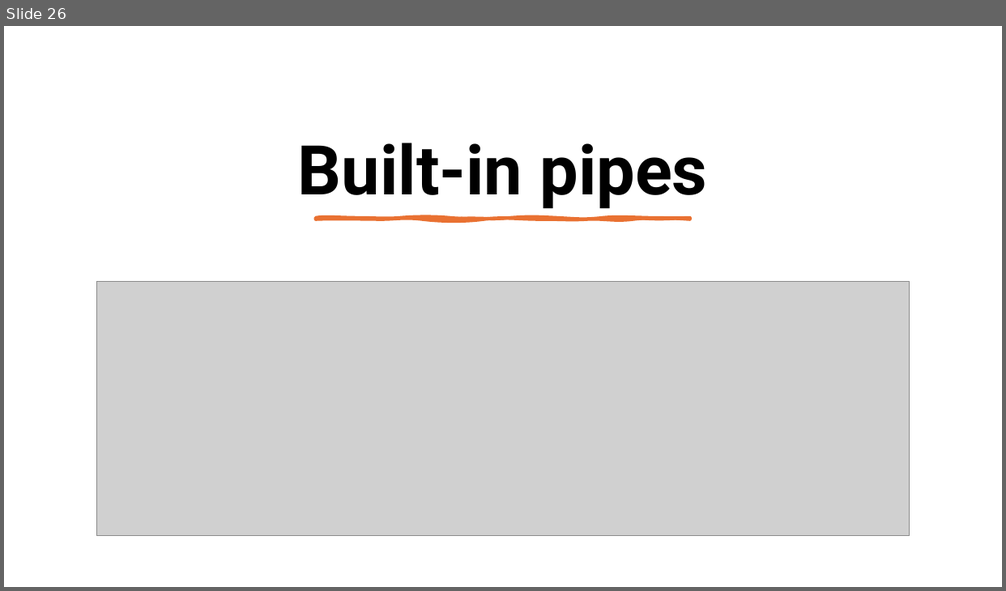
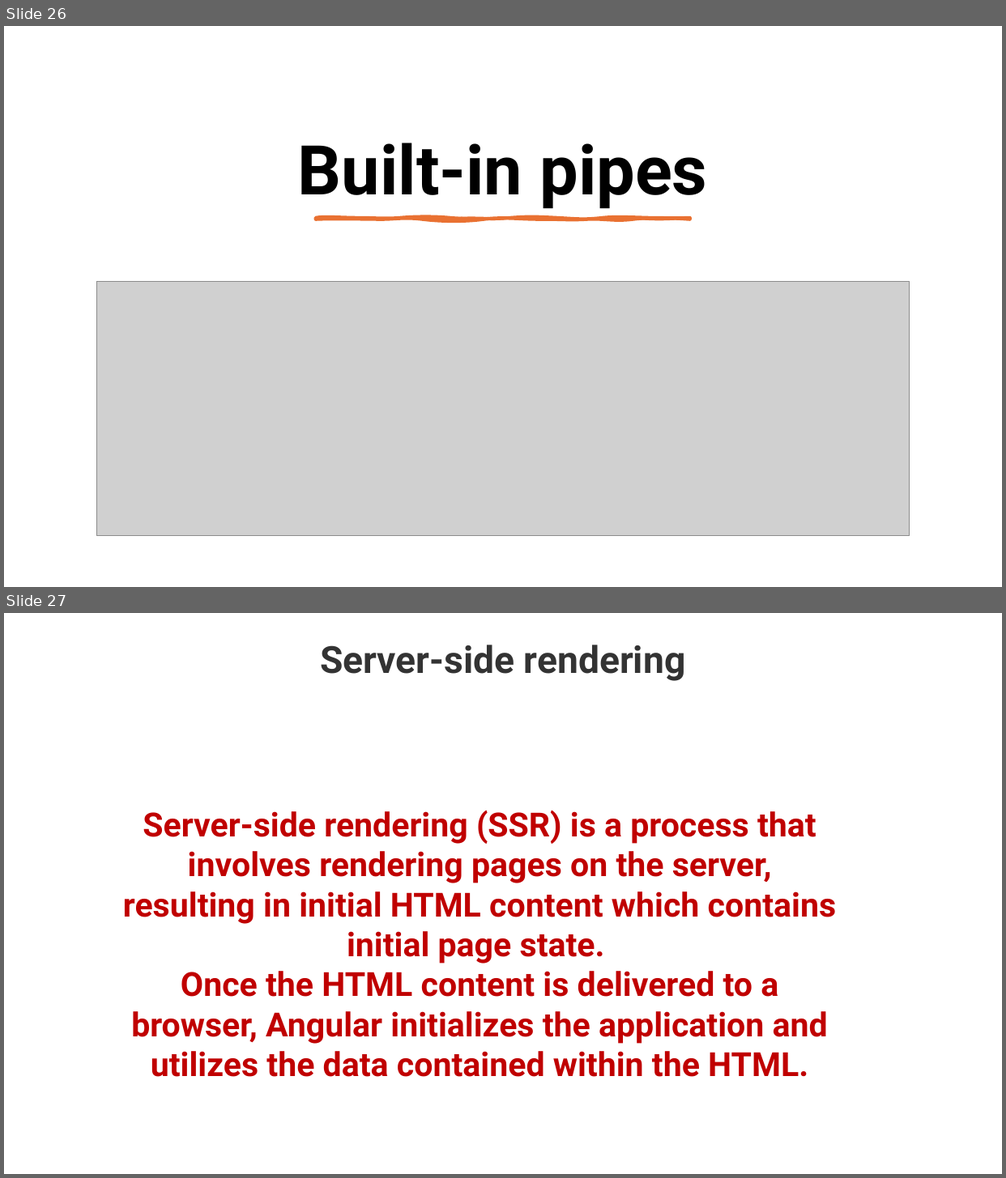
Before and after one commit to maheshsabnis/ng17guard, a slide deck: my-ng-app/Angular_Training_Images.pptx. Shown one above the other, each under a label of ours: slide 26 before the commit, slides 26 and 27 after it. The pictures are 1006x591 and 1006x1178 pixels, drawn with LibreOffice and Linux fonts; fonts in the diff are those of the drawing; grey boxes stand for pictures. Boxes give left, top, right and bottom in pixels: in the first picture for what was removed or moved away, otherwise in the second. Text is boxed around its words. In the diff, an @@ line names an element or a change of style, - is before the commit and + after.

```diff
--- a/my-ng-app/Angular_Training_Images.pptx
+++ b/my-ng-app/Angular_Training_Images.pptx
@@ slide 27 added at (4, 613, 1002, 1174), background #FFFFFF @@
@@ text added at (320, 645, 686, 681), 36 pt, text #333333, bold @@
+Server-side rendering
@@ text added at (123, 810, 836, 1077), 32 pt, text #C00000, bold @@
+Server-side rendering (SSR) is a process that involves rendering pages on the server, resulting in initial HTML content which contains initial page state.
+Once the HTML content is delivered to a browser, Angular initializes the application and utilizes the data contained within the HTML.
```
Also in this commit, not shown: 7 other slides added, 5 other files.
